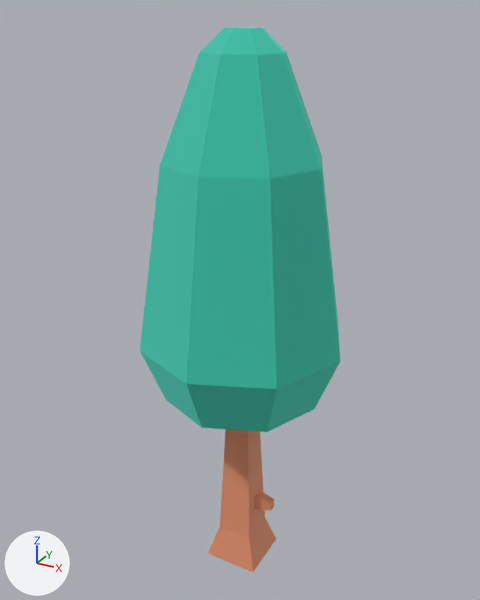
An edit to the glTF model assets/props/nature/tree_cone.glb, drawn before and after from the same camera.
One viewpoint serves both versions: a 50 mm lens placed at (0.729, -1.341, 1.419), pointed at (-0.022, 0.024, 0.737). Every picture has the same lights, and +X, +Y and +Z are marked at lower left. The older version comes first. Where no turn or scale is listed for an object, it has been applied to the vertices. Vertices at exactly the same position are counted once.

Objects in the first picture: 'tree_cone'.
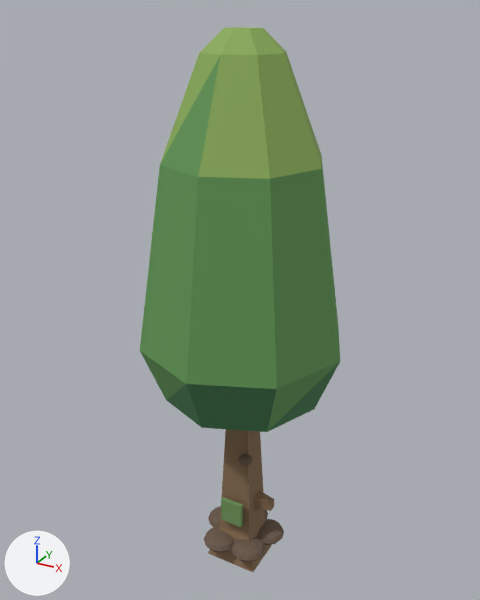
Where the change shows, as pixel boxes [x1, y1, x2, y2] in the pictures (480 x 600 px):
part 1 of me_mesh_tree_cone, added (brown): after [257, 519, 284, 545]
part 2 of me_mesh_tree_cone, added: after [208, 506, 221, 527]
part 3 of me_mesh_tree_cone, added (brown): after [204, 526, 234, 553]
part 4 of me_mesh_tree_cone, added (brown): after [231, 537, 265, 562]
part 5 of me_mesh_tree_cone, added: after [238, 454, 253, 466]
part 6 of me_mesh_tree_cone, added (green): after [221, 497, 243, 527]
part 7 of me_mesh_tree_cone, recoloured (darker): [208, 429, 274, 572] in both
part 8 of me_mesh_tree_cone, recoloured (cyan to green): [161, 27, 322, 179] in both
part 9 of me_mesh_tree_cone, recoloured (cyan to green): [140, 57, 340, 432] in both
part 10 of me_mesh_tree_cone, recoloured (cyan to dark green): [167, 362, 340, 432] in both

The change, as a list of edits to the scene's bpy script:
```text
Add mat_barkdark_003:
    mat_barkdark_003 = principled_material('barkDark.003')
    mat_barkdark_003.base_color = (0.15, 0.1, 0.07)  # brown #6c594b
    mat_barkdark_003.roughness = 0.9
Add mat_moss_003:
    mat_moss_003 = principled_material('moss.003')
    mat_moss_003.base_color = (0.16, 0.3, 0.1)  # green #6f9559
    mat_moss_003.roughness = 0.95
Add mat_leafmid_003:
    mat_leafmid_003 = principled_material('leafMid.003')
    mat_leafmid_003.base_color = (0.12, 0.31, 0.09)  # green #619755
    mat_leafmid_003.roughness = 0.8
Add mat_bark_003:
    mat_bark_003 = principled_material('bark.003')
    mat_bark_003.base_color = (0.24, 0.15, 0.08)  # brown #866c50
    mat_bark_003.roughness = 0.9
Add mat_leaflight_003:
    mat_leaflight_003 = principled_material('leafLight.003')
    mat_leaflight_003.base_color = (0.26, 0.42, 0.1)  # green #8bad59
    mat_leaflight_003.roughness = 0.8
Add mat_leafdark_003:
    mat_leafdark_003 = principled_material('leafDark.003')
    mat_leafdark_003.base_color = (0.06, 0.2, 0.08)  # dark green #457c50
    mat_leafdark_003.roughness = 0.8
Change me_mesh_tree_cone:
    used by ob_tree_cone; location = (0.0, 0.0, -0.05)
    remove me_mesh_tree_cone.from_pydata(...)  # 68 vertices, 132 faces; spans x -0.265..0.265, y -0.265..0.265, z 0.0..1.43
    add me_mesh_tree_cone.from_pydata(...)  # 448 vertices, 864 faces; spans x -0.265..0.265, y -0.265..0.265, z 0.0..1.43
    me_mesh_tree_cone part 1: a new loose piece, a UV sphere (12 segments, 6 rings, poles along z) spanning x 0.019..0.117, y -0.02..0.078, z 0.04..0.084, in mat_barkdark_003 (brown #6c594b)
    me_mesh_tree_cone part 2: a new loose piece, a UV sphere (12 segments, 6 rings, poles along z) spanning x -0.121..-0.023, y -0.032..0.066, z 0.04..0.084, in mat_barkdark_003 (brown #6c594b)
    me_mesh_tree_cone part 3: a new loose piece, a UV sphere (12 segments, 6 rings, poles along z) spanning x -0.087..0.011, y -0.112..-0.014, z 0.04..0.084, in mat_barkdark_003 (brown #6c594b)
    me_mesh_tree_cone part 4: a new loose piece, a UV sphere (12 segments, 6 rings, poles along z) spanning x -0.001..0.097, y -0.105..-0.007, z 0.04..0.084, in mat_barkdark_003 (brown #6c594b)
    me_mesh_tree_cone part 5: a new loose piece, a UV sphere (12 segments, 6 rings, poles along z) spanning x 0.019..0.058, y -0.076..-0.036, z 0.351..0.378, in mat_barkdark_003 (brown #6c594b)
    me_mesh_tree_cone part 6: a new loose piece, a box spanning x -0.032..0.032, y -0.068..-0.056, z 0.14..0.212, in mat_moss_003 (green #6f9559)
    me_mesh_tree_cone part 7: 50 faces spanning x -0.075..0.095, y -0.075..0.095, z 0.0..0.544 switch from mat_woodbark (beige #f2be9e) to mat_bark_003 (brown #866c50)
    me_mesh_tree_cone part 8: 38 faces spanning x -0.193..0.193, y -0.193..0.193, z 0.697..1.43 switch from mat_leafsgreen (cyan #70e6d6) to mat_leaflight_003 (green #8bad59)
    me_mesh_tree_cone part 9: 25 faces spanning x -0.265..0.265, y -0.265..0.265, z 0.544..1.382 switch from mat_leafsgreen (cyan #70e6d6) to mat_leafmid_003 (green #619755)
    me_mesh_tree_cone part 10: 19 faces spanning x -0.265..0.265, y -0.265..0.265, z 0.544..0.697 switch from mat_leafsgreen (cyan #70e6d6) to mat_leafdark_003 (dark green #457c50)
    other edits to the shape of me_mesh_tree_cone do not show in these pictures
    add me_mesh_tree_cone.materials.append(mat_barkdark_003)  # brown #6c594b
    add me_mesh_tree_cone.materials.append(mat_moss_003)  # green #6f9559
Remove ob_tmpparent:
    ob_tmpparent = bpy.data.objects.new('tmpParent', None)
    ob_tmpparent.location = (0.0, 0.0, 0.0)
```
